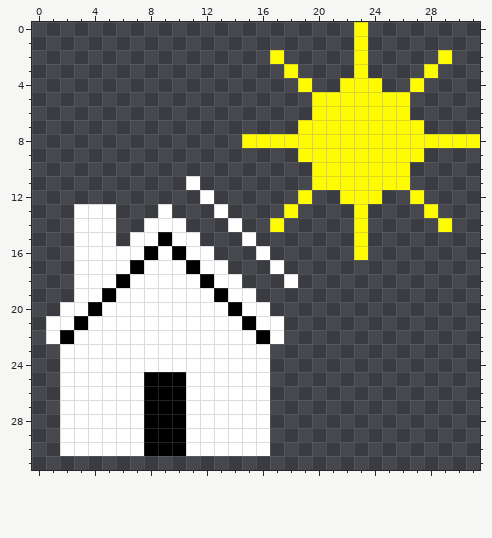
Pixel-art sprite -- icons/Solar.png. The picture above is the old version.
The file is 32x32 pixels.
Now the later version:
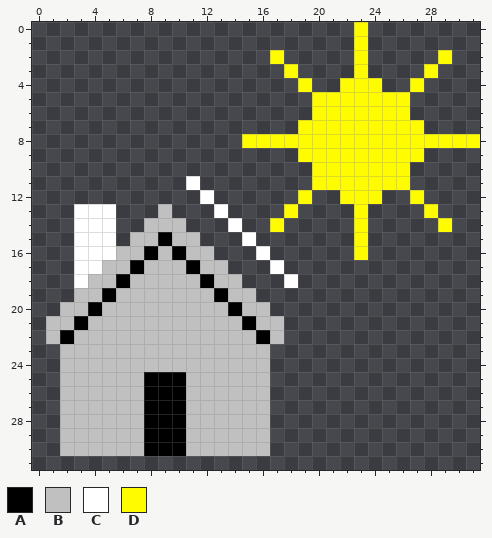
Palette (. is transparent): A #000000  B #c0c0c0  C #ffffff  D #fffc00
The exact change:
The edit turns colour C into colour B in row 13 at x 9; in row 14 at x 8 to 10; in row 15 at x 7 to 8 and 10 to 11; in row 16 at x 6 to 7, 9 and 11 to 12; in row 17 at x 5 to 6, 8 to 10 and 12 to 13; in row 18 at x 4 to 5, 7 to 11 and 13 to 14.
The edit turns colour C into colour B in row 19 at x 3 to 4, 6 to 12 and 14 to 15; in row 20 at x 2 to 3, 5 to 13 and 15 to 16; in row 21 at x 1 to 2, 4 to 14 and 16 to 17; in row 22 at x 1, 3 to 15 and 17; in rows 23 to 24 at x 2 to 16; in rows 25 to 30 at x 2 to 7 and 11 to 16.
Pixel boxes of the changes (left, top, right, bottom) in both pictures:
changed: (46, 204, 284, 456)
